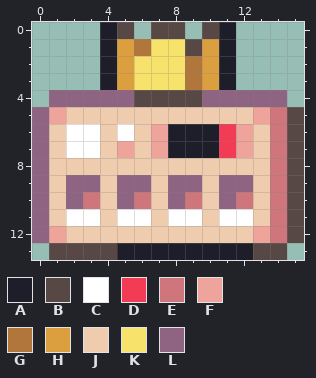
Two states of a pixel-art sprite, Content/Items/Accessories/ColorChips/PrincessPalette.png. The picture above was drawn from the file before the commit.
The file is 32x28 pixels, drawn in blocks of 2x2; one block is one cell here.
Palette (. is transparent): A #1d1e29  B #574745  C #ffffff  D #f23b55  E #cf767c  F #eea39b  G #b1763b  H #dc9f40  J #f0ccaf  K #f7e26b  L #8f6382
Pixels before, first column x 0:
 0 ....AB.BB.BA....
 1 ....AHGKKBHA....
 2 ....AHKKKGHA....
 3 ....AHKKKGHA....
 4 .LLLLLBBBBLLLLL.
 5 LFJJJJJJJJJJJFEB
 6 LJCCJCJFAAADFJEB
 7 LJCCJFJFAAADFJEB
 8 LJJJJJJJJJJJJJEB
 9 LJLLJLLJLLJLLJEB
10 LJLEJLEJLEJLEJEB
11 LJCCJCCJCCJCCJEB
12 LFJJJJJJJJJJJFEB
13 .BBBBAAAAAAAABB.
Now the later version:
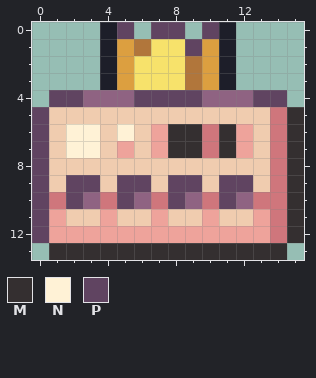
Colours new in this view: M #342f30  N #fff2d6  P #604461
Edits made:
Changed rows in their new state; - is an unchanged pixel.
first column x 0:
 0 -----P-PP-P-----
 1 ---------P------
 4 -PP---PPPP---PP-
 5 PJ-----------J-M
 6 P-NN-N--MMEM---M
 7 P-NN----MMEM---M
 8 P--------------M
 9 P-PP-PP-PP-PP--M
10 PEPLEPLEPLEPLE-M
11 PFJJFJJFJJFJJF-M
12 P-FFFFFFFFFFF--M
13 -MMMMMMMMMMMMMM-
Boxes around the changes in both pictures, in picture pixels (x1, y1, x2, y2):
changed: (32, 22, 304, 260)
